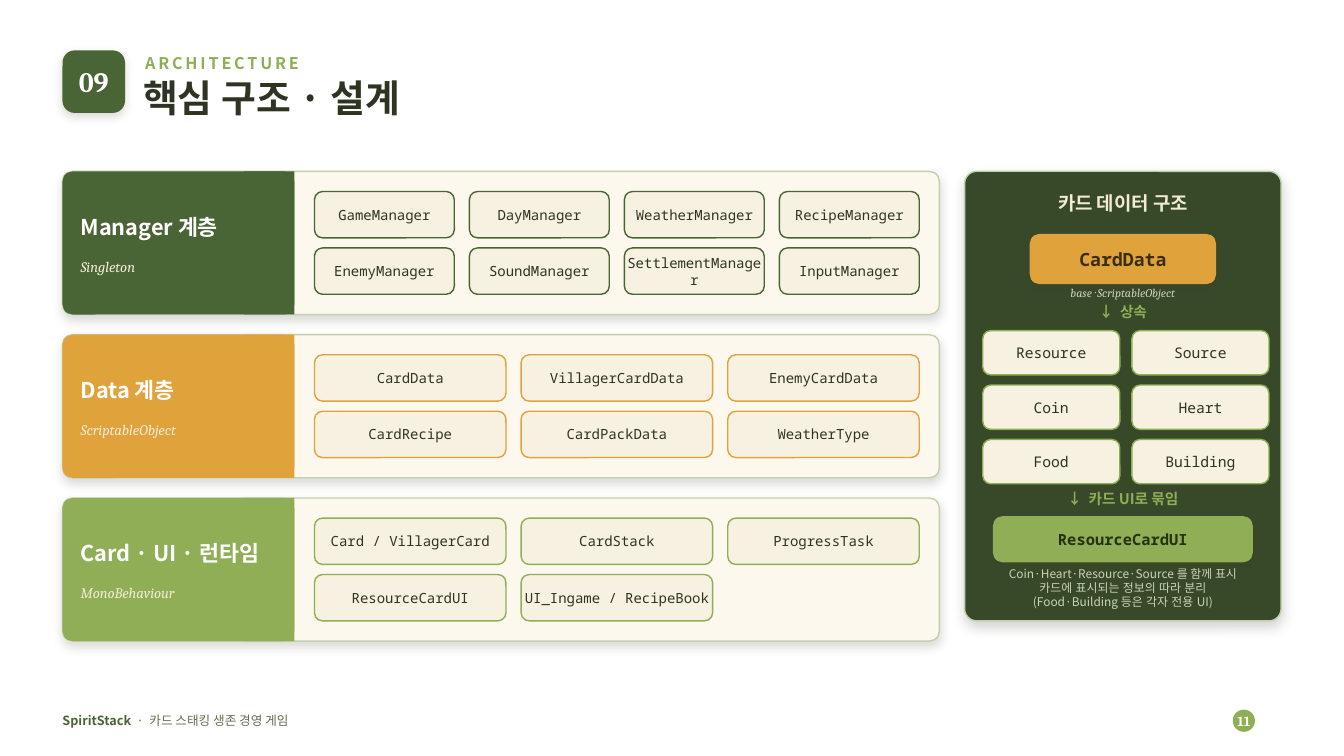
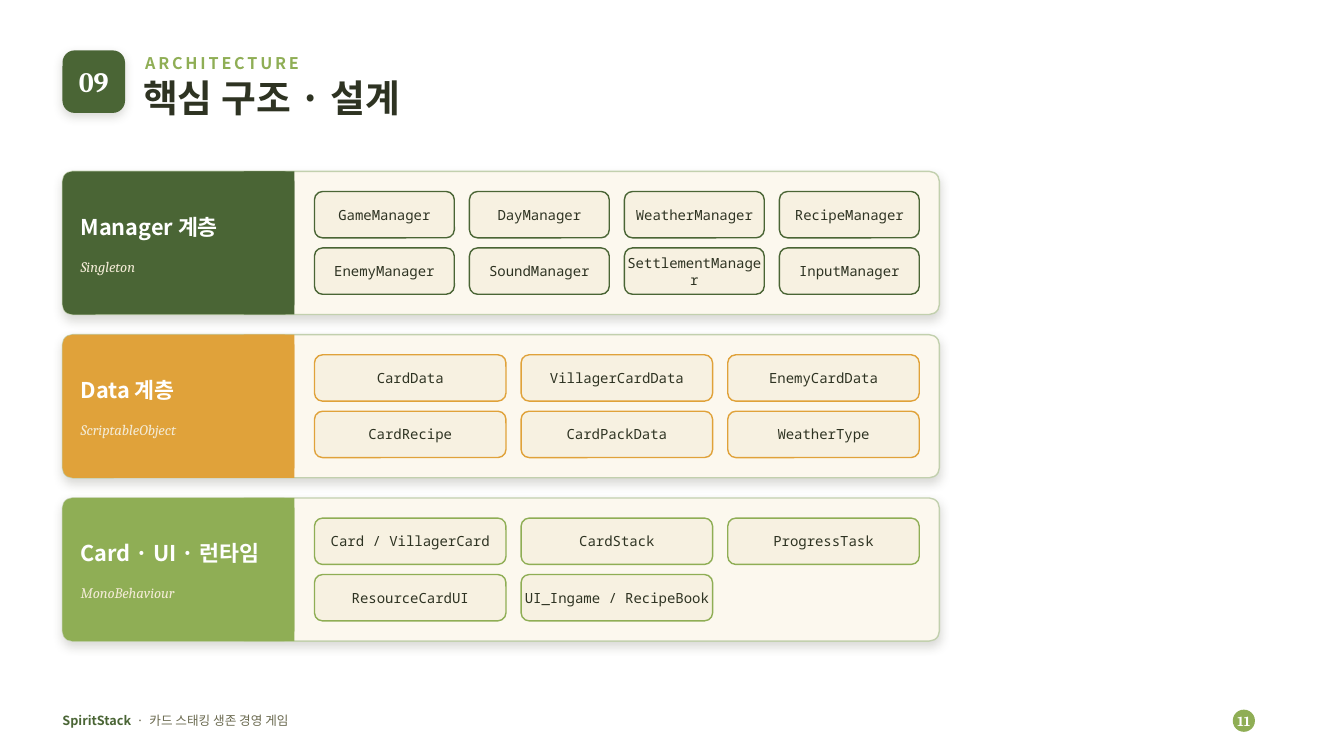
Before and after one commit to Devel-Rocket-ClassRoom/minigame-project-kimjihae3357, a slide deck: slide 12 of JellyStack/SpiritStack_발표자료.pptx. Drawn at 1344x756 pixels with LibreOffice and Linux fonts; fonts in the diff are those of the drawing. Boxes give left, top, right and bottom in pixels: in the first picture for what was removed or moved away, otherwise in the second. Text is boxed around its words. In the diff, an @@ line names an element or a change of style, - is before the commit and + after.

Commit message:
버그수정
- 카드팩 데이터 잘못 연결되어있던 버그 수정
- ppt수정

```diff
--- a/JellyStack/SpiritStack_발표자료.pptx
+++ b/JellyStack/SpiritStack_발표자료.pptx
@@ rounded rectangle removed at [965,171,1281,621] @@
@@ text removed at [1058,194,1188,212] @@
-카드 데이터 구조
@@ rounded rectangle removed at [1029,234,1216,284] @@
@@ text removed at [1079,252,1166,266] @@
-CardData
@@ text removed at [1070,289,1175,300] @@
-base · ScriptableObject
@@ text removed at [1120,305,1147,318] @@
-↓ 상속
@@ rounded rectangle removed at [983,331,1120,375] @@
@@ text removed at [1016,347,1086,358] @@
-Resource
@@ rounded rectangle removed at [1132,331,1269,375] @@
@@ text removed at [1174,347,1227,358] @@
-Source
@@ rounded rectangle removed at [983,385,1120,430] @@
@@ rounded rectangle removed at [1132,385,1269,430] @@
@@ text removed at [1034,402,1069,413] @@
-Coin
@@ text removed at [1179,402,1223,413] @@
-Heart
@@ rounded rectangle removed at [983,440,1120,484] @@
@@ rounded rectangle removed at [1132,440,1269,484] @@
@@ text removed at [1034,456,1069,467] @@
-Food
@@ text removed at [1165,456,1235,471] @@
-Building
@@ text removed at [1089,492,1178,505] @@
-↓ 카드 UI로 묶임
@@ rounded rectangle removed at [993,516,1253,563] @@
@@ text removed at [1058,533,1188,545] @@
-ResourceCardUI
@@ text removed at [1009,568,1237,609] @@
-Coin·Heart·Resource·Source 를 함께 표시
-카드에 표시되는 정보의 따라 분리
-(Food·Building 등은 각자 전용 UI)
```
Also in this commit, not shown: 1 slide added, 1 other file.
